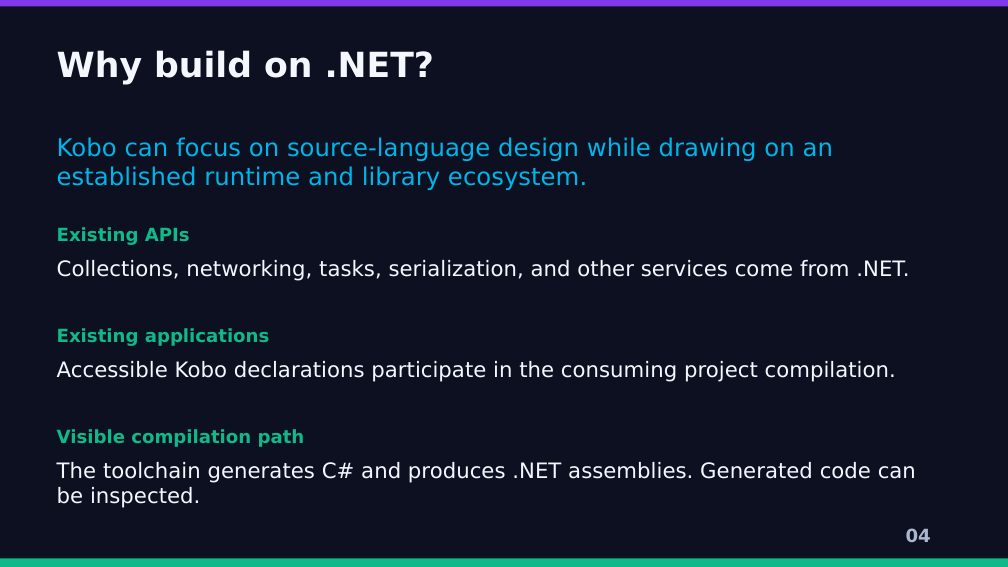
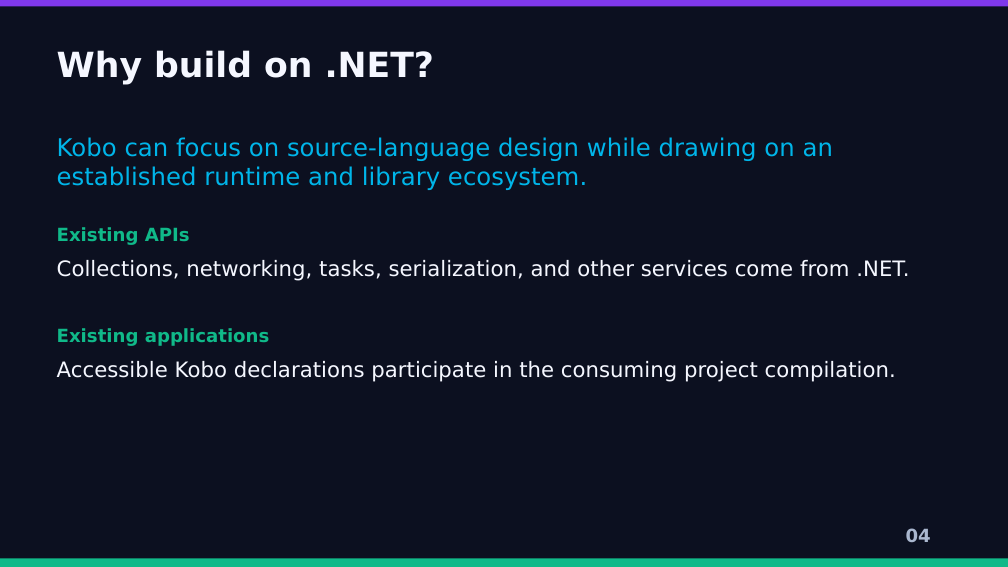
Before and after one commit to thinkmine/Kobo, a slide deck: slide 6 of Why-Kobo.pptx. Drawn at 1008x567 pixels with LibreOffice and Linux fonts; fonts in the diff are those of the drawing; background and template pictures are left out. Boxes give left, top, right and bottom in pixels: in the first picture for what was removed or moved away, otherwise in the second. Text is boxed around its words. In the diff, an @@ line names an element or a change of style, - is before the commit and + after.

```diff
--- a/Why-Kobo.pptx
+++ b/Why-Kobo.pptx
@@ text removed at (x1=57, y1=429, x2=305, y2=447) @@
-Visible compilation path
@@ text removed at (x1=57, y1=462, x2=916, y2=508) @@
-The toolchain generates C# and produces .NET assemblies. Generated code can be inspected.
```
Also in this commit, not shown: 2 other slides changed, 1 slide removed, 18 other files.
